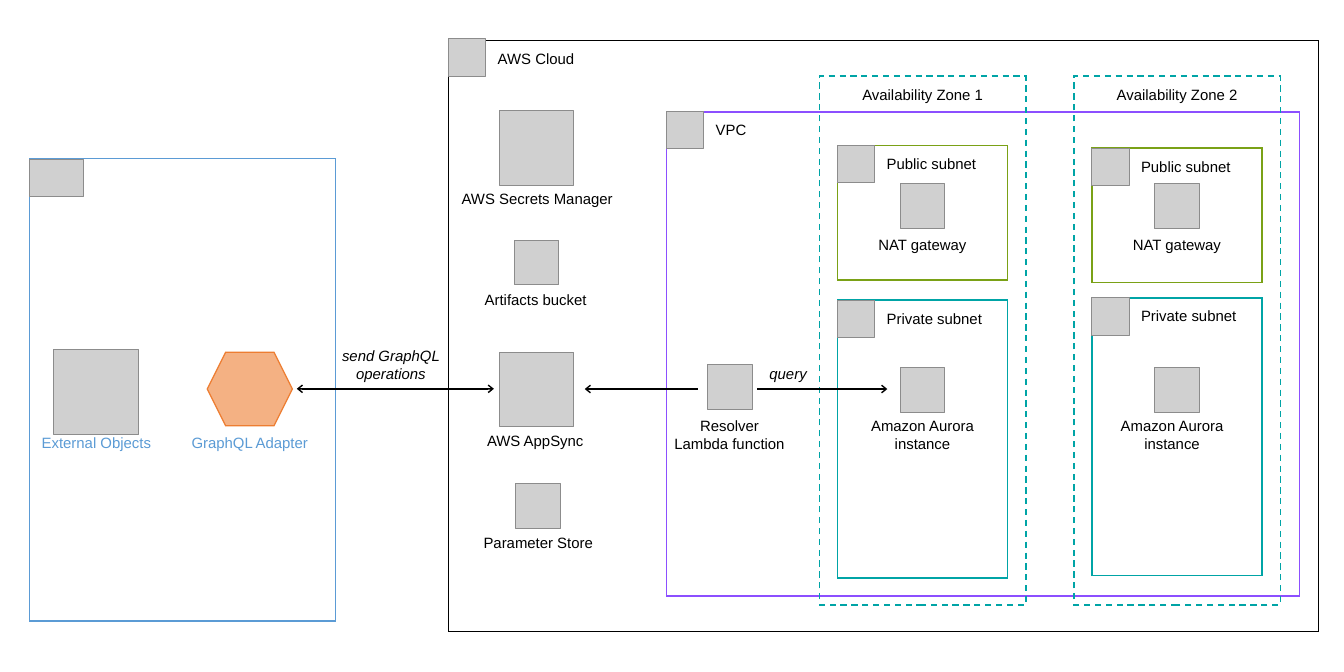
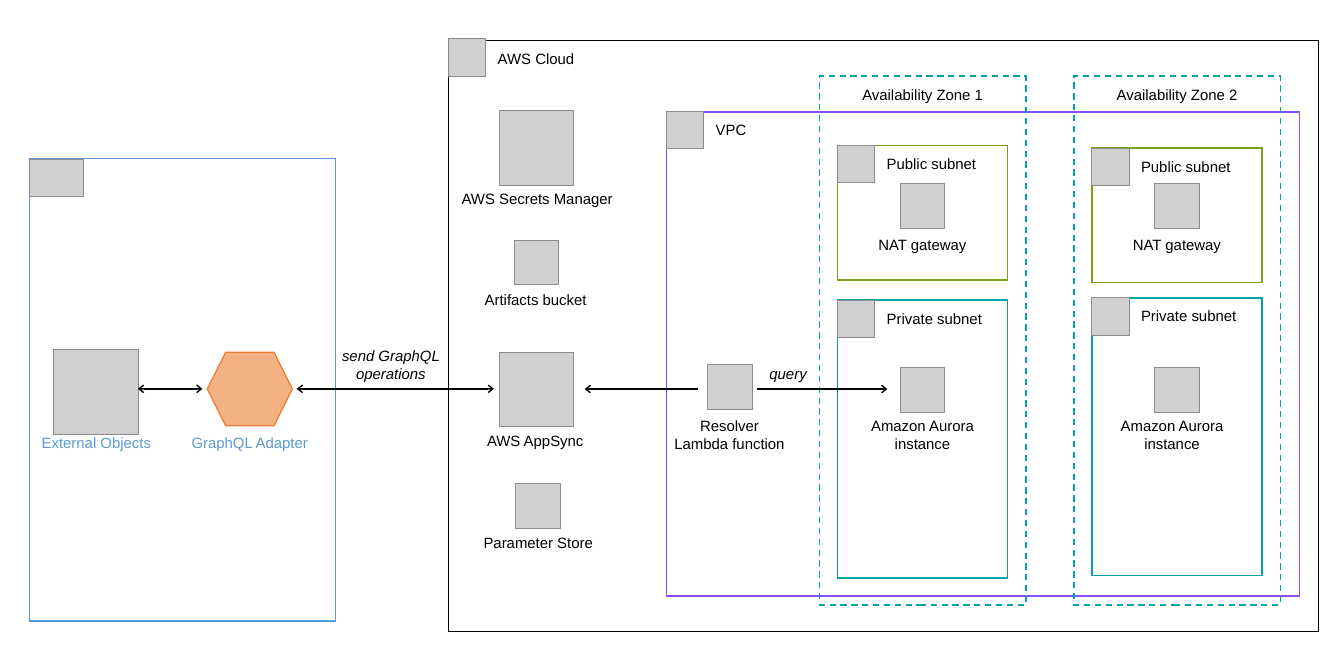
Before and after one commit to aws-quickstart/quickstart-salesforce-connect-appsync-rds-postgresql, a slide deck: slide 1 of docs/deployment_guide/images/salesforce-connect-appsync-rds-postgresql-architecture-diagram.pptx. Drawn at 1344x672 pixels with LibreOffice and Linux fonts; fonts in the diff are those of the drawing; grey boxes stand for pictures. Boxes give left, top, right and bottom in pixels: in the first picture for what was removed or moved away, otherwise in the second. Text is boxed around its words. In the diff, an @@ line names an element or a change of style, - is before the commit and + after.

```diff
--- a/docs/deployment_guide/images/salesforce-connect-appsync-rds-postgresql-architecture-diagram.pptx
+++ b/docs/deployment_guide/images/salesforce-connect-appsync-rds-postgresql-architecture-diagram.pptx
@@ double arrow added from (138, 389) to (202, 389), #000000 1.25 pt @@
```
Also in this commit, not shown: 1 other slide changed, 1 other file.
